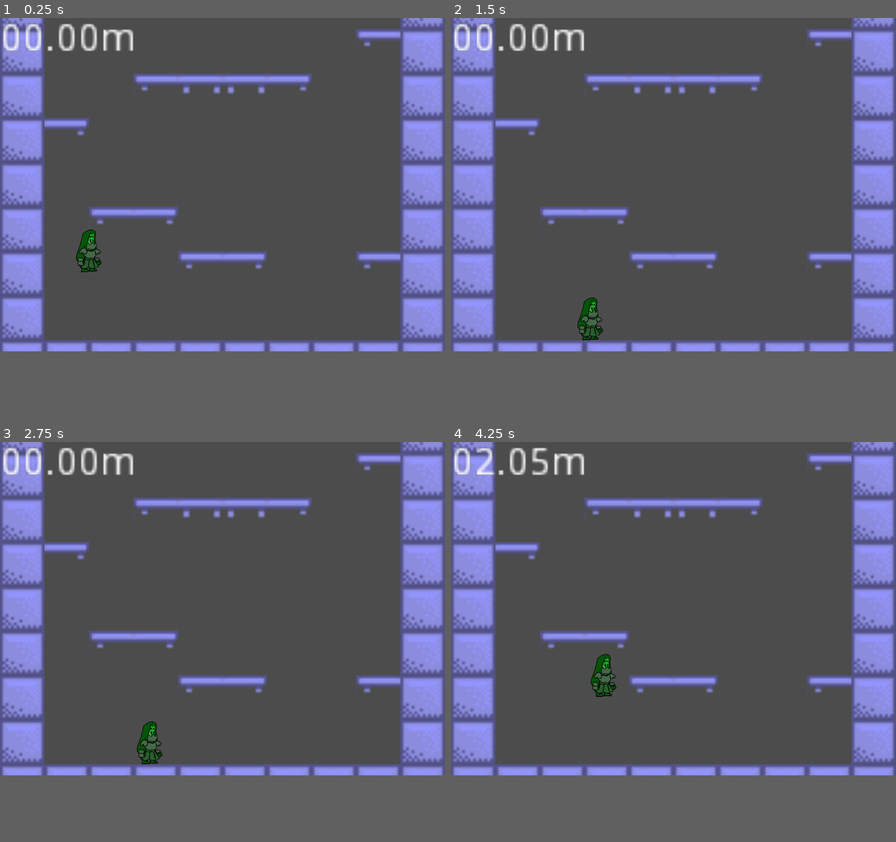
Above: before the commit, frames 1-4 (two rows, left to right).
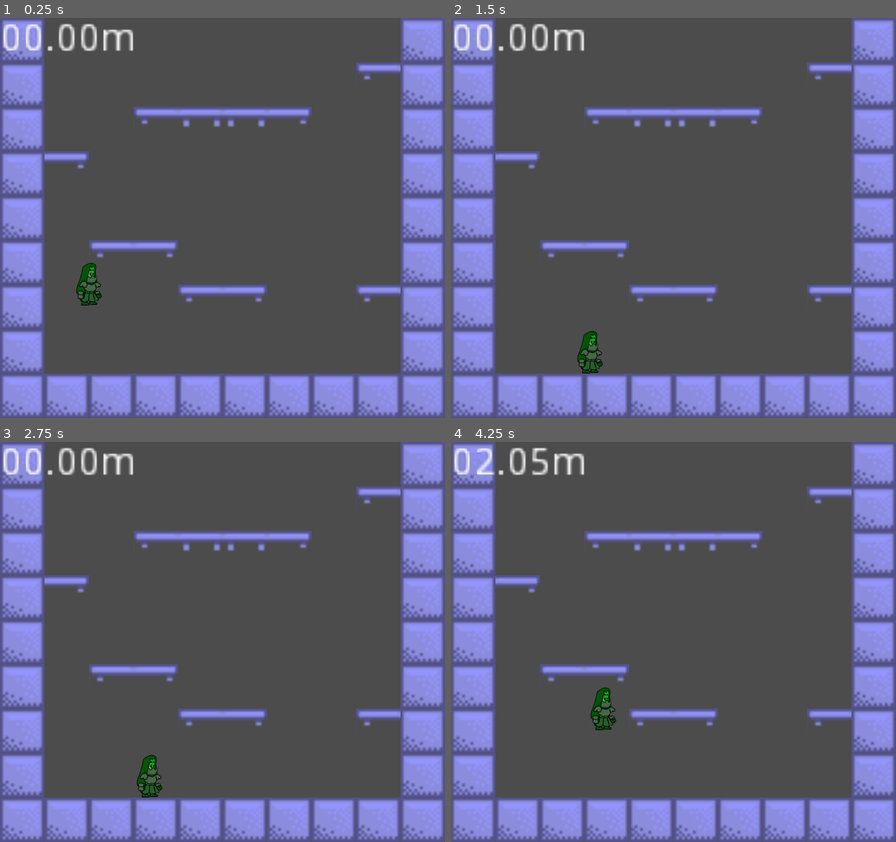
Above: after the commit, the same moments.

Repository: brazmogu/gameoff2019
Game: Godot game, scene res://Scene/Sandbox.tscn
Same seed, same stepped clock (60 frames per second), same inputs: the game is played once before the commit and once after it.
Inputs:
- Up to frame 1 (0.25 s): no input
- Up to frame 2 (1.5 s): hold Right (ui_right) 0.53-1.28 s; hold Left (ui_left) from 1.28 s (still down)
- Up to frame 3 (2.75 s): release Left (ui_left) at 2.03 s; hold Right (ui_right) from 2.03 s (still down)
- Up to frame 4 (4.25 s): release Right (ui_right) at 2.78 s; hold Up (ui_up) 2.78-3.53 s; hold Left (ui_left) from 3.53 s (still down)
In our replay, the window is 640x480 before the commit and 640x576 after it. These sizes can differ from the game's own. Grey fills any space a smaller window leaves; there, only what the larger window draws over its background counts as a difference.

The runs differ from the first frame. In frame 1, 30% of the frame differs, in the area x 0-100%, y 0-100%; in frame 2, 29%; in frame 3, 29%; in frame 4, 29%.

Commit message:
Set properties
- Set resolution to match Gameboy screen aspect (1.1:1)

Diff:
--- a/project.godot
+++ b/project.godot
@@ -27,7 +27,7 @@
 [display]
 
 window/size/width=640
-window/size/height=480
+window/size/height=576
 window/size/resizable=false
 
 [physics]
@@ -39,6 +39,7 @@
 [rendering]
 
 quality/driver/driver_name="GLES2"
+quality/2d/use_pixel_snap=true
 vram_compression/import_etc=true
 vram_compression/import_etc2=false
 environment/default_environment="res://default_env.tres"
